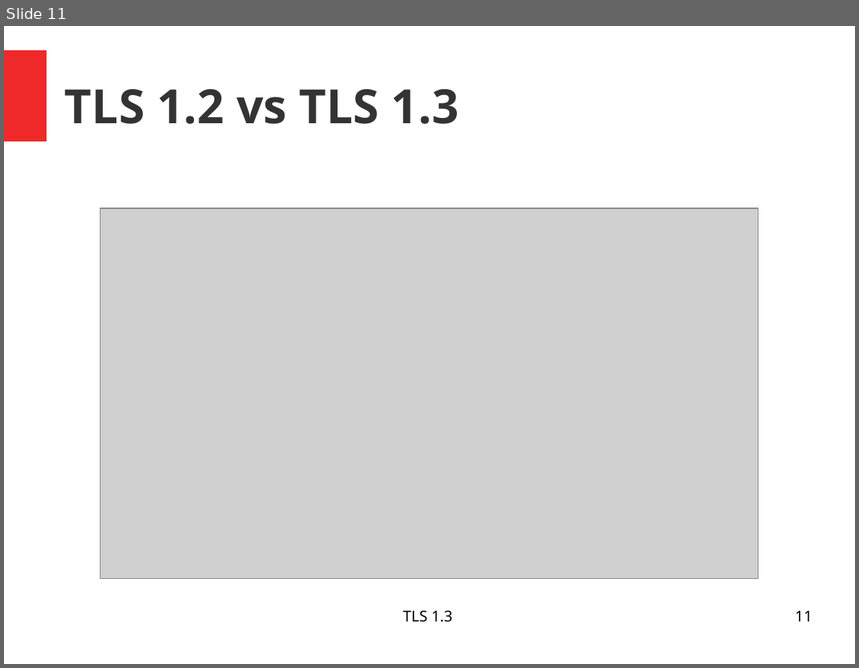
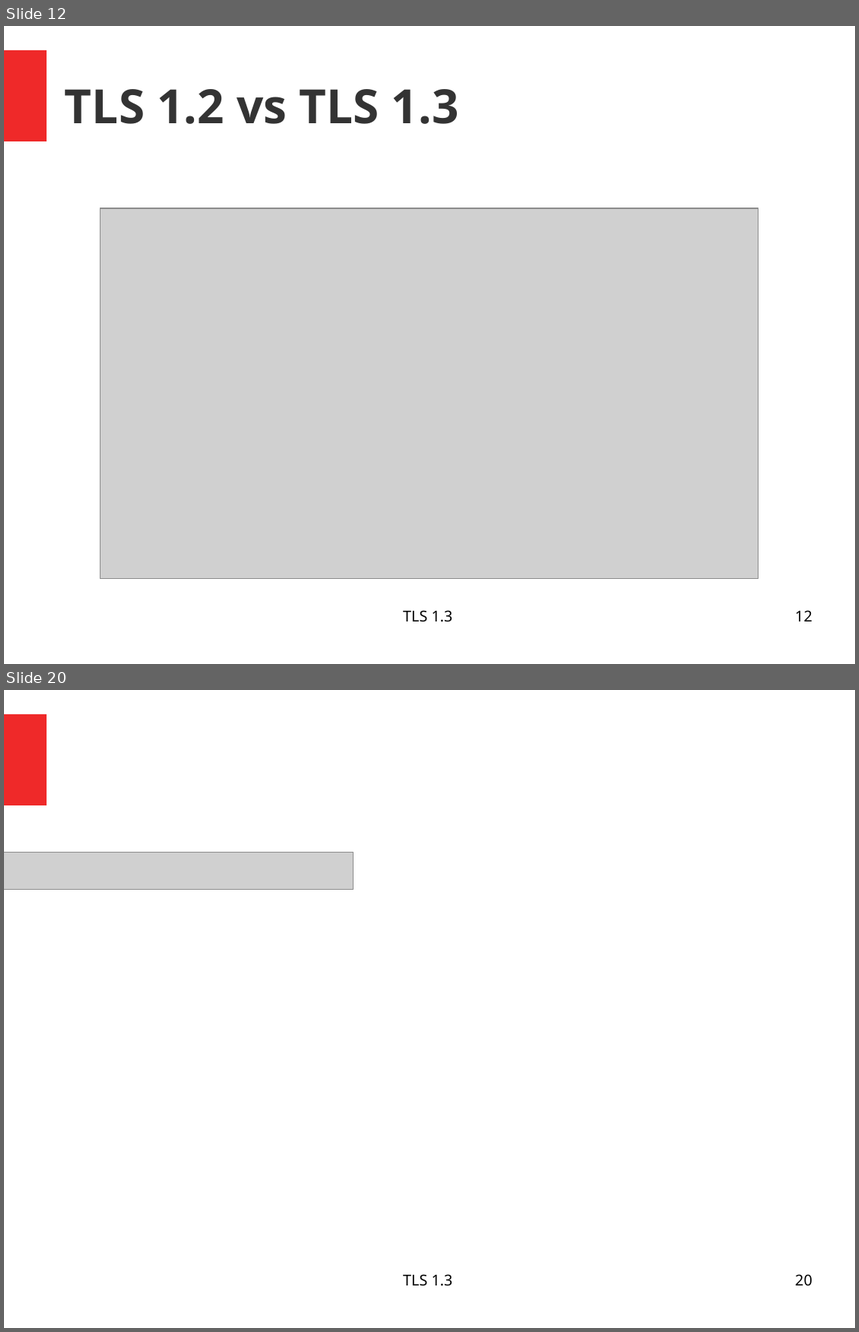
Before and after one commit to pchr8/rn-project, a slide deck: rnp/beleg/presentation.odp. Shown one above the other, each under a label of ours: slide 11 before the commit, slides 12 and 20 after it; the slides between them are not shown. The pictures are 859x668 and 859x1332 pixels, drawn with LibreOffice and Linux fonts; fonts in the diff are those of the drawing; grey boxes stand for pictures. Boxes give left, top, right and bottom in pixels: in the first picture for what was removed or moved away, otherwise in the second. Text is boxed around its words. In the diff, an @@ line names an element or a change of style, - is before the commit and + after.

```diff
--- a/rnp/beleg/presentation.odp
+++ b/rnp/beleg/presentation.odp
@@ slide 20 added at [4, 690, 855, 1328], background #FFFFFF; not listed: 1 template element that a slide beside it also shows @@
@@ picture added at [4, 852, 353, 889] @@
@@ text added at [403, 1274, 453, 1287], 14 pt, text #000000 @@
+TLS 1.3
@@ page number added at [795, 1274, 813, 1286], 14 pt, text #000000 @@
+20
@@ what was slide 11 is now slide 12 @@
@@ page number at [795, 610, 813, 622]: text changed @@
-11
+12
```
Also in this commit, not shown: 3 slides changed, 8 other slides added, 3 other files.
